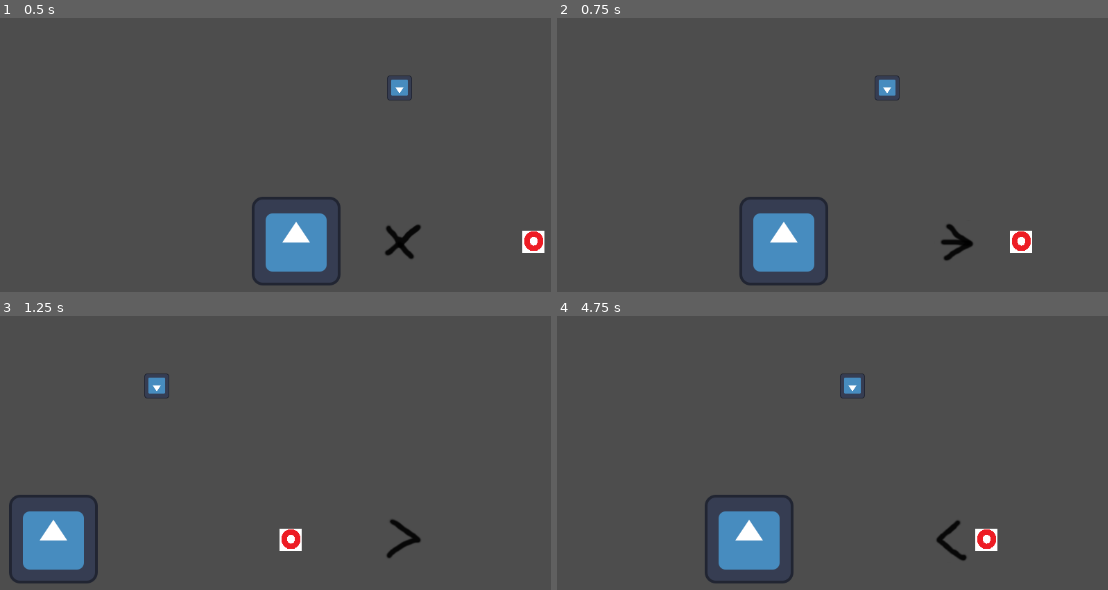
Above: before the commit, frames 1-4 (two rows, left to right).
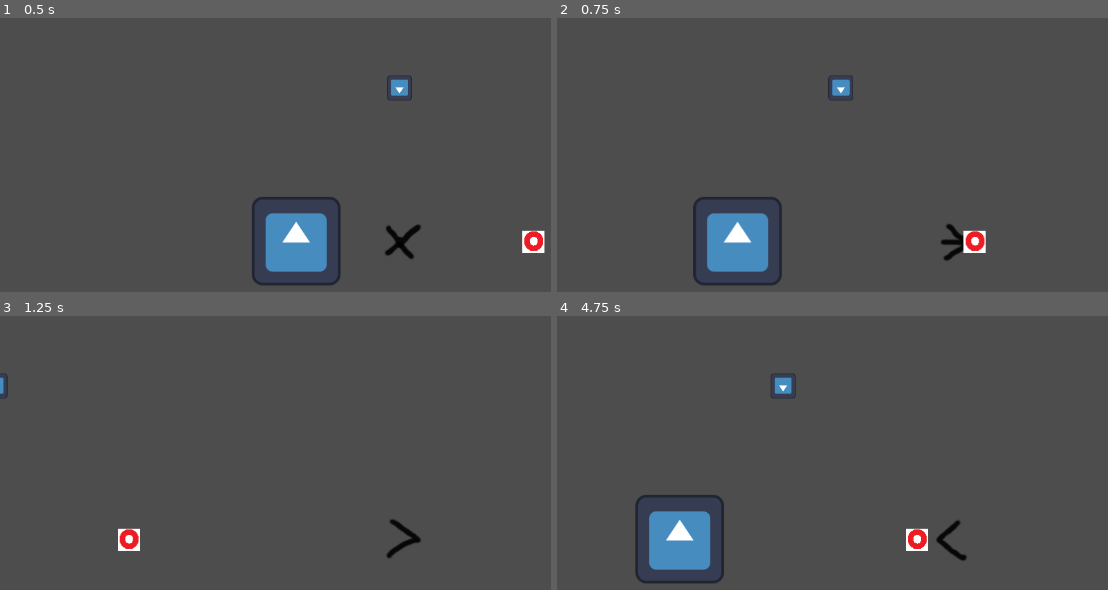
Above: after the commit, the same moments.

Repository: Tomko-Code/Relic-Seekers
Game: Godot game, scene res://src/mockup/test.tscn
Same seed, same stepped clock (60 frames per second), same inputs: the game is played once before the commit and once after it. The engine's default icon, where the game draws it, is replaced by a stand-in: a white triangle on a blue panel in a dark square.
Inputs:
- Up to frame 1 (0.5 s): no input
- Up to frame 2 (0.75 s): tap Enter at 0.5 s; hold D (move_right) from 0.53 s (still down)
- Up to frame 3 (1.25 s): keep holding D (move_right)
- Up to frame 4 (4.75 s): release D (move_right) at 1.28 s; hold S (move_down) 1.28-2.03 s; hold D (move_right) 2.03-2.78 s; hold W (move_up) 2.78-3.53 s; hold A (move_left) from 3.53 s (still down)

Frame 1 is identical in both runs. In frame 2, 5.7% of the frame differs, in the area x 24-87%, y 21-98%; in frame 3, 4.0%; in frame 4, 6.9%, in the area x 14-81%, y 21-98%.

Commit message:
hitbox and player movement changes

Diff:
--- a/src/entities/enemies/enemy.gd
+++ b/src/entities/enemies/enemy.gd
@@ -2,6 +2,10 @@
 extends CharacterBody2D
 
 
-func _on_bullet_hitbox_component_body_entered(body):
-	queue_free()
-	body.queue_free()
+func _on_bullet_hitbox_component_area_entered(_area):
+	if _area is HitboxComponent:
+		var hitbox: HitboxComponent = _area
+		var entity = hitbox.get_entity()
+
+		entity.queue_free()
+		queue_free()
--- a/src/entities/enemies/enemy.tscn
+++ b/src/entities/enemies/enemy.tscn
@@ -33,4 +33,4 @@
 scale = Vector2(0.28125, 0.28125)
 texture = ExtResource("3_mem3v")
 
-[connection signal="body_entered" from="Components/BulletHitboxComponent" to="." method="_on_bullet_hitbox_component_body_entered"]
+[connection signal="area_entered" from="Components/BulletHitboxComponent" to="." method="_on_bullet_hitbox_component_area_entered"]
--- a/src/entities/hitbox_component.gd
+++ b/src/entities/hitbox_component.gd
@@ -1,4 +1,5 @@
 class_name HitboxComponent
 extends Area2D
 
-#needs more components for now
+func get_entity():
+	return get_parent().get_parent()
--- a/src/entities/player/user_movement_component.gd
+++ b/src/entities/player/user_movement_component.gd
@@ -1,8 +1,8 @@
 class_name UserMovementComponent
 extends Node
 
-var speed := 500.0
-var _velocity := Vector2.ZERO
+var speed := 50000.0
+var _direction := Vector2.ZERO
 
 @onready var parent: CharacterBody2D = get_parent().get_parent()
 
@@ -14,47 +14,25 @@
 @export var _HitboxComponent: HitboxComponent
 @export var _AnimatedSpriteComponent: AnimatedSpriteComponent
 
-var direction_held = {
-	left=false,
-	right=false,
-	down=false,
-	up=false,
-}
 
-var movement_direction = {
-	left=true,
-	right=false,
-	down=false,
-	up=false,
-}
+func _physics_process(delta):
+	_direction = Vector2.ZERO
+
+	if Input.is_action_pressed("move_left"):
+		_direction.x -= 1
+	if Input.is_action_pressed("move_right"):
+		_direction.x += 1
+	if Input.is_action_pressed("move_up"):
+		_direction.y -= 1
+	if Input.is_action_pressed("move_down"):
+		_direction.y += 1
 
 
-func _input(event):
-	if event is InputEventKey && !event.echo:
-		if event.is_action("move_left"):
-			direction_held.left = event.pressed
-		elif event.is_action("move_right"):
-			direction_held.right = event.pressed
-		elif event.is_action("move_down"):
-			direction_held.down = event.pressed
-		elif event.is_action("move_up"):
-			direction_held.up = event.pressed
-
-
-func _physics_process(delta):
-	_velocity.x = speed* - int(direction_held.left) + speed*int(direction_held.right)
-	_velocity.y = speed* - int(direction_held.up) + speed*int(direction_held.down)
-
-	movement_direction.right = _velocity.x > 0
-	movement_direction.left = _velocity.x < 0
-	movement_direction.up = _velocity.y < 0
-	movement_direction.down = _velocity.y > 0
-
-	if _velocity == Vector2(0,0):
+	if _direction == Vector2.ZERO:
 		is_idle = true
 	else: is_idle = false
 
-	parent.velocity = _velocity
+	parent.velocity = _direction.normalized() * delta * speed
 
 	var collision = parent.move_and_collide(parent.velocity * delta)
 	if collision:
@@ -66,11 +44,11 @@
 		if is_idle:
 			_AnimatedSpriteComponent.set_animation("idle")
 		else:
-			if movement_direction.left:
+			if _direction.x < 0:
 				_AnimatedSpriteComponent.set_animation("move_left")
-			elif movement_direction.right:
+			elif _direction.x > 0:
 				_AnimatedSpriteComponent.set_animation("move_right")
-			elif movement_direction.up:
+			elif _direction.y < 0:
 				_AnimatedSpriteComponent.set_animation("move_up")
-			elif movement_direction.down:
+			elif _direction.y > 0:
 				_AnimatedSpriteComponent.set_animation("move_down")
--- a/src/entities/projectiles/friendly_projectile.gd
+++ b/src/entities/projectiles/friendly_projectile.gd
@@ -1,5 +1,5 @@
 class_name FriendlyProjectile
-extends AnimatableBody2D
+extends StaticBody2D
 
 
 @export var _ProjectileMovementComponent: ProjectileMovementComponent
--- a/src/entities/projectiles/friendly_projectile.tscn
+++ b/src/entities/projectiles/friendly_projectile.tscn
@@ -1,25 +1,31 @@
-[gd_scene load_steps=5 format=3 uid="uid://dakgmo2poxul4"]
+[gd_scene load_steps=6 format=3 uid="uid://dakgmo2poxul4"]
 
 [ext_resource type="Script" path="res://src/entities/projectiles/friendly_projectile.gd" id="1_en1t6"]
 [ext_resource type="Script" path="res://src/entities/projectiles/projectile_movement_component.gd" id="1_ptuku"]
 [ext_resource type="Texture2D" uid="uid://jgv1go4erwru" path="res://assets/art/sprites/bullet2.png" id="2_igs68"]
+[ext_resource type="Script" path="res://src/entities/hitbox_component.gd" id="3_272di"]
 
 [sub_resource type="CircleShape2D" id="CircleShape2D_85nud"]
 radius = 17.0
 
-[node name="FriendlyProjectile" type="AnimatableBody2D" node_paths=PackedStringArray("_ProjectileMovementComponent")]
-collision_layer = 8
+[node name="FriendlyProjectile" type="StaticBody2D" node_paths=PackedStringArray("_ProjectileMovementComponent")]
+collision_layer = 0
 collision_mask = 0
 script = ExtResource("1_en1t6")
 _ProjectileMovementComponent = NodePath("Components/ProjectileMovementComponent")
-
-[node name="Hitbox" type="CollisionShape2D" parent="."]
-shape = SubResource("CircleShape2D_85nud")
 
 [node name="Components" type="Node2D" parent="."]
 
 [node name="ProjectileMovementComponent" type="Node" parent="Components"]
 script = ExtResource("1_ptuku")
 
+[node name="HitboxComponent" type="Area2D" parent="Components"]
+collision_layer = 8
+collision_mask = 0
+script = ExtResource("3_272di")
+
+[node name="Hitbox" type="CollisionShape2D" parent="Components/HitboxComponent"]
+shape = SubResource("CircleShape2D_85nud")
+
 [node name="Sprite2D" type="Sprite2D" parent="."]
 texture = ExtResource("2_igs68")
--- a/src/entities/projectiles/hostile_projectile.gd
+++ b/src/entities/projectiles/hostile_projectile.gd
@@ -1,5 +1,5 @@
 class_name HostileProjectile
-extends AnimatableBody2D
+extends StaticBody2D
 
 
 # Called when the node enters the scene tree for the first time.
--- a/src/entities/projectiles/hostile_projectile.tscn
+++ b/src/entities/projectiles/hostile_projectile.tscn
@@ -1,20 +1,18 @@
-[gd_scene load_steps=6 format=3 uid="uid://xvnny3t8pt62"]
+[gd_scene load_steps=7 format=3 uid="uid://xvnny3t8pt62"]
 
 [ext_resource type="Script" path="res://src/entities/projectiles/hostile_projectile.gd" id="1_wbm3g"]
 [ext_resource type="Script" path="res://src/entities/animated_sprite_component.gd" id="2_84knj"]
 [ext_resource type="SpriteFrames" uid="uid://fms8hsyf3cim" path="res://assets/sprites/bullet_sprite.tres" id="2_n3s3o"]
 [ext_resource type="Script" path="res://src/entities/projectiles/projectile_movement_component.gd" id="3_fqkfd"]
+[ext_resource type="Script" path="res://src/entities/hitbox_component.gd" id="5_bc6jf"]
 
 [sub_resource type="CircleShape2D" id="CircleShape2D_cu0yi"]
 radius = 17.0
 
-[node name="HostileProjectile" type="AnimatableBody2D"]
-collision_layer = 16
+[node name="HostileProjectile" type="StaticBody2D"]
+collision_layer = 0
 collision_mask = 0
 script = ExtResource("1_wbm3g")
-
-[node name="Hitbox" type="CollisionShape2D" parent="."]
-shape = SubResource("CircleShape2D_cu0yi")
 
 [node name="Components" type="Node2D" parent="."]
 
@@ -27,3 +25,11 @@
 [node name="ProjectileMovementComponent" type="Node" parent="Components" node_paths=PackedStringArray("_AnimatedSpriteComponent")]
 script = ExtResource("3_fqkfd")
 _AnimatedSpriteComponent = NodePath("../AnimatedSpriteComponent")
+
+[node name="HitboxComponent" type="Area2D" parent="Components"]
+collision_layer = 16
+collision_mask = 0
+script = ExtResource("5_bc6jf")
+
+[node name="Hitbox" type="CollisionShape2D" parent="Components/HitboxComponent"]
+shape = SubResource("CircleShape2D_cu0yi")
